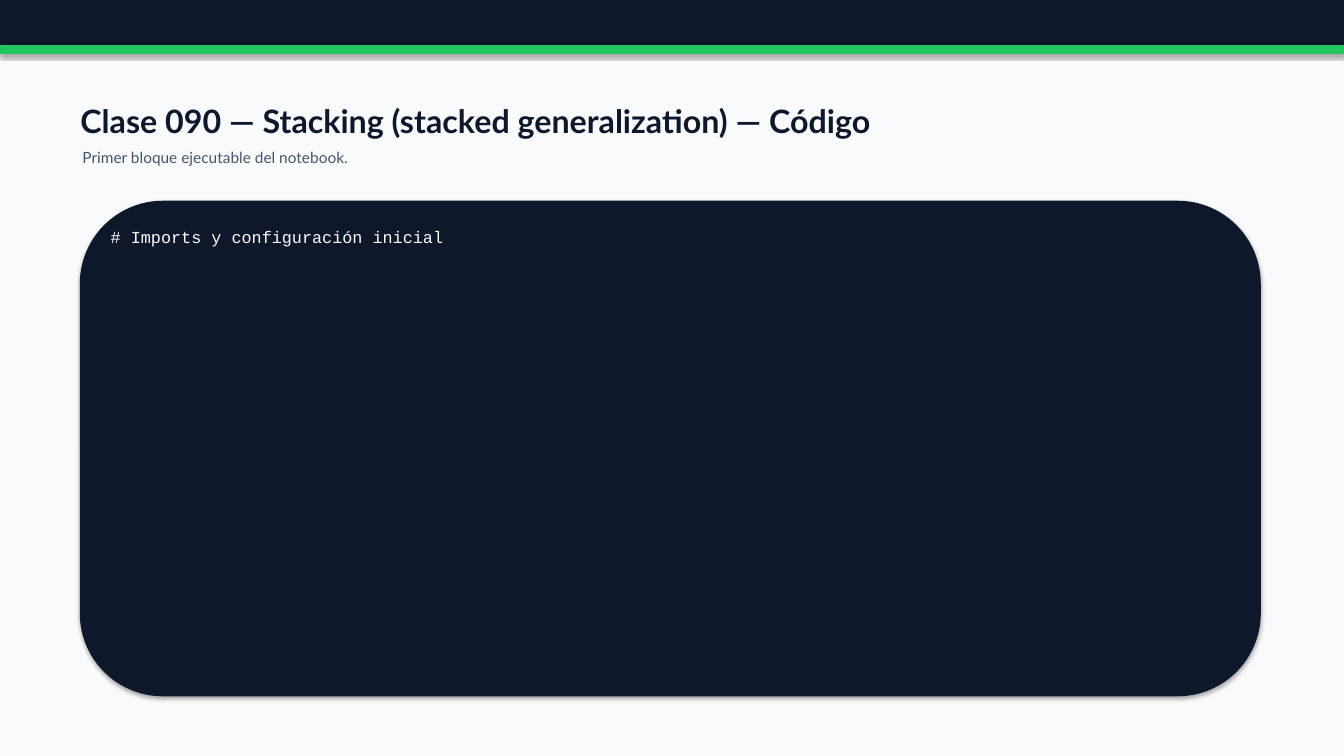
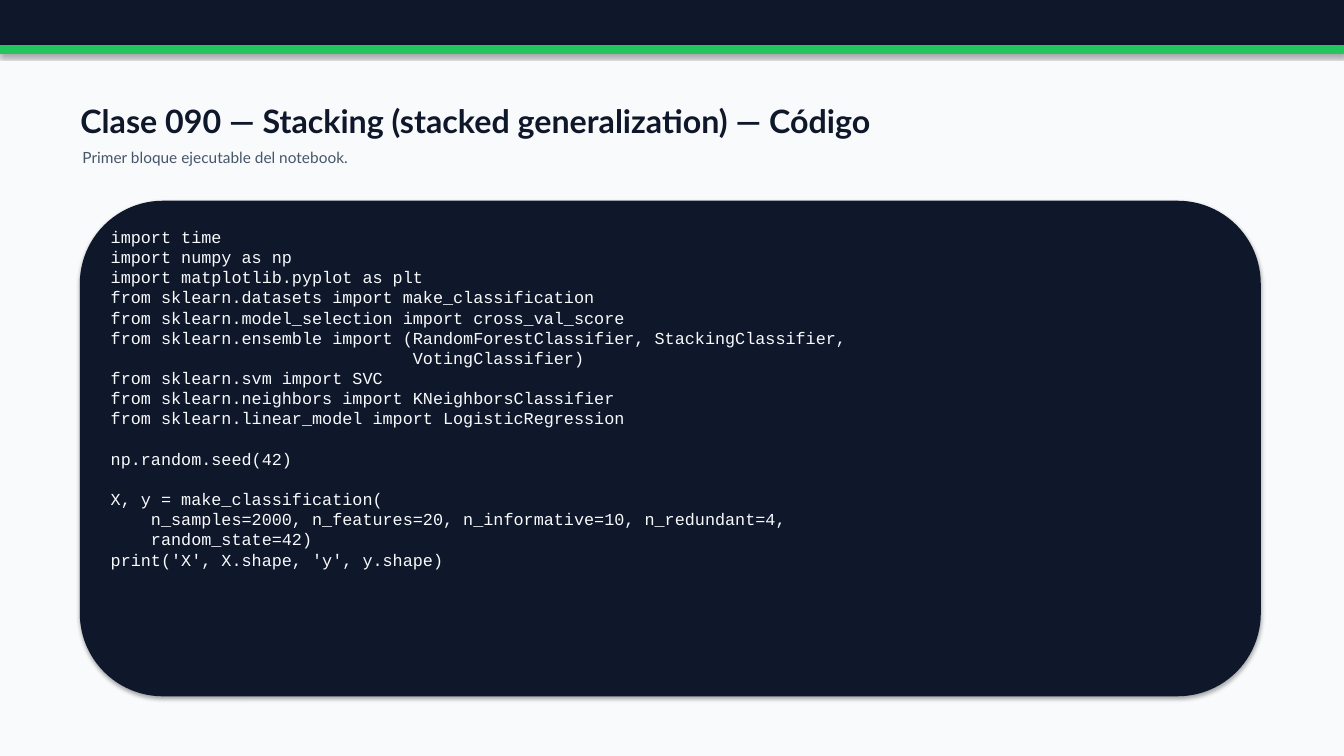
Before and after one commit to vladimiracunadev-create/python-data-science-bootcamp, a slide deck: slide 209 of docs/presentaciones/parts/parte-1-machine-learning-clasico-completa.pptx. Drawn at 1344x756 pixels with LibreOffice and Linux fonts; fonts in the diff are those of the drawing. Boxes give left, top, right and bottom in pixels: in the first picture for what was removed or moved away, otherwise in the second. Text is boxed around its words. In the diff, an @@ line names an element or a change of style, - is before the commit and + after.

```diff
--- a/docs/presentaciones/parts/parte-1-machine-learning-clasico-completa.pptx
+++ b/docs/presentaciones/parts/parte-1-machine-learning-clasico-completa.pptx
@@ text at box(111, 231, 846, 570): text changed @@
-# Imports y configuración inicial
+import time
+import numpy as np
+import matplotlib.pyplot as plt
+from sklearn.datasets import make_classification
+from sklearn.model_selection import cross_val_score
+from sklearn.ensemble import (RandomForestClassifier, StackingClassifier,
+VotingClassifier)
+from sklearn.svm import SVC
+from sklearn.neighbors import KNeighborsClassifier
+from sklearn.linear_model import LogisticRegression
+np.random.seed(42)
+X, y = make_classification(
+n_samples=2000, n_features=20, n_informative=10, n_redundant=4,
+random_state=42)
+print('X', X.shape, 'y', y.shape)
```
Also in this commit, not shown: 42 other slides changed, 19 other files.
